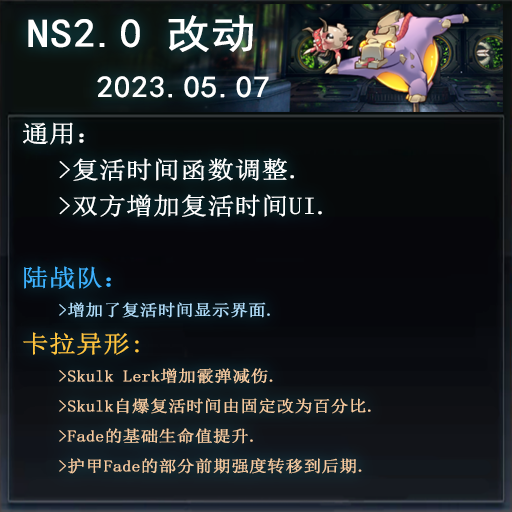
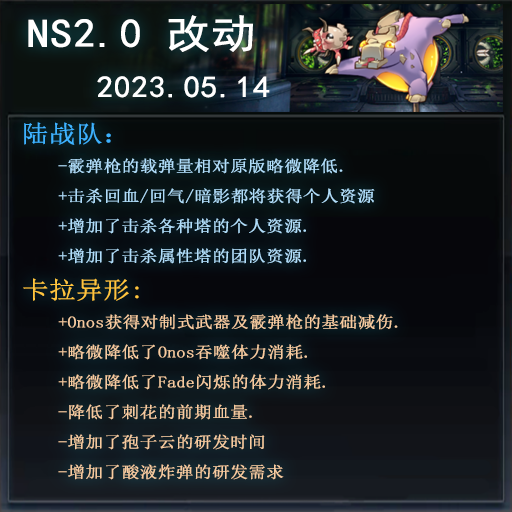
Two versions of the same layered image (512x512). Layer-by-layer changes:
renamed "通用： >复活时间函数调整. >双方增加复活时间UI. 陆战队： >增加了复活时间显示界面. 卡拉异形: >Skul" to "陆战队： -霰弹枪的载弹量相对原版略微降低. +击杀回血/回气/暗影都将获得个人资源 +增加了击杀各种塔的个人资源.", painted on it over [23,122,398,480]
renamed "NS2.0 改动 2023.05.07" to "NS2.0 改动 2023.05.14", painted on it over [224,65,270,98]
